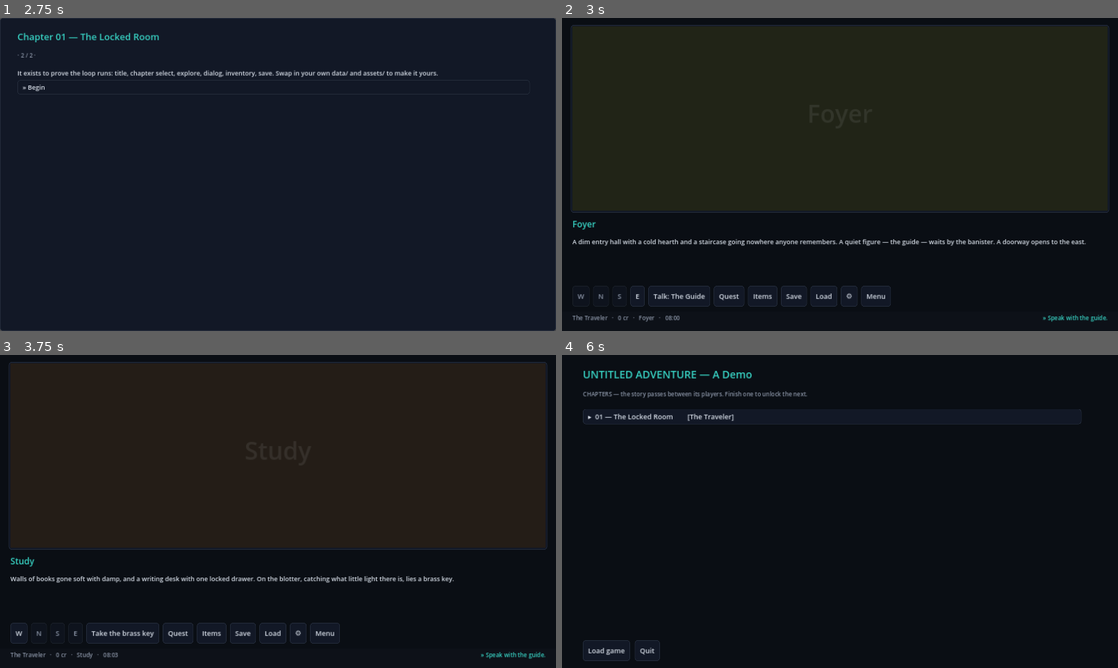
Above: before the commit, frames 1-4 (two rows, left to right).
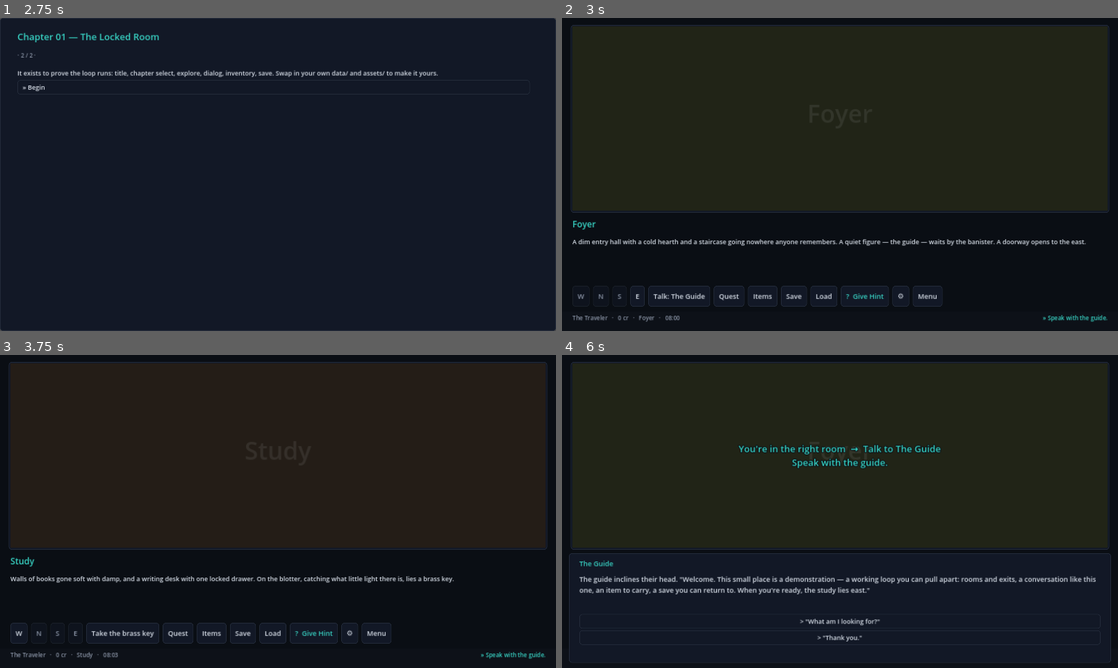
Above: after the commit, the same moments.

Repository: CryptoJones/TFS-Visual-Novel-Tools
Game: Godot game, scene res://scenes/Boot.tscn
Same seed, same stepped clock (60 frames per second), same inputs: the game is played once before the commit and once after it.
Inputs (mouse positions are in pixels of both pictures, inside the frame that each line leads up to):
- Up to frame 1 (2.75 s): tap Enter at 0.5 s; move the mouse to (400, 158) at 0.52 s; hold Right 0.53-1.25 s; tap H at 0.6 s; click (400, 158) at 0.67 s; click "▸ 01 — The Locked Room [The T…" at 1.25 s; click "Next »" at 2 s
- Up to frame 2 (3 s): click "» Begin" at 2.75 s
- Up to frame 3 (3.75 s): click "E" at 3.5 s
- Up to frame 4 (6 s): click "W" at 4.25 s; click (862, 633) at 5 s, where only the run after the commit has a clickable "? Give Hint"; click (678, 633) at 5.75 s, where only the run after the commit has a clickable "Talk: The Guide"

Frame 1 is identical in both runs. In frame 2, 0.2% of the frame differs, in the area x 51-69%, y 85-93%; in frame 3, 0.2%; in frame 4, 5.8%, in the area x 1-99%, y 2-99%.

Commit message:
feat(engine): Give Hint + finished-dialog declutter
Carve the hint system and the finished-conversation button removal out of
The Flatline Sessions II into the reusable engine.

- Give Hint: a "? Give Hint" button (and the H key) in every room resolves the
  current quest step to a room + concrete action (room entry / pickup / NPC /
  cracked database) and breadcrumbs the compass route there, routing around
  still-locked doors. e.g. "N, W -> Talk to The Guide".
- Declutter: a conversation you have finished drops its Talk button, kept only
  when the current objective still needs that NPC.

Book-agnostic; the two-room demo exercises both. validate_data + playthrough green.

Co-Authored-By: Claude Opus 4.8 <noreply@anthropic.com>

Diff:
--- a/engine/src/core/Game.gd
+++ b/engine/src/core/Game.gd
@@ -385,9 +385,11 @@
 	_fsize(_objective_lbl, 20)
 	_explore_layer.add_child(_objective_lbl)
 	_toast_lbl = Label.new()
-	_toast_lbl.position = Vector2(VIEW_X, 300)
-	_toast_lbl.size = Vector2(VIEW_W, 72)
+	_toast_lbl.position = Vector2(VIEW_X, 264)
+	_toast_lbl.size = Vector2(VIEW_W, 168)
 	_toast_lbl.horizontal_alignment = HORIZONTAL_ALIGNMENT_CENTER
+	_toast_lbl.vertical_alignment = VERTICAL_ALIGNMENT_CENTER
+	_toast_lbl.autowrap_mode = TextServer.AUTOWRAP_WORD_SMART
 	_toast_lbl.add_theme_color_override("font_color", UITheme.ACCENT)
 	_toast_lbl.add_theme_color_override("font_outline_color", UITheme.BG)
 	_toast_lbl.add_theme_constant_override("outline_size", 10)
@@ -585,6 +587,124 @@
 			var mark := "✓" if i < cur else ("▸" if i == cur else "·")
 			_menu_label("  %s  %s" % [mark, str(steps[i].get("text", ""))],  i > cur)
 	_menu_button("« Back", _go_explore)
+
+
+# ---------------------------------------------------------------- hint
+
+## "Where do I go, and what do I do?" — resolve the current quest step to a room
+## and a concrete action, then breadcrumb the way there as compass directions.
+func _hint() -> void:
+	if _state != State.EXPLORE:
+		return
+	var ch := _current_chapter()
+	var qid := str(ch.get("quest", ""))
+	if qid == "":
+		_toast("No quest is active right now.", 1.25)
+		return
+	if _quests.is_complete(GameState, qid):
+		_toast("Chapter goal complete — hit « Conclude chapter ».", 1.75)
+		return
+	var ss := _quests.steps(qid)
+	var step: Dictionary = ss[_quests.current_step(GameState, qid)]
+	var objective := str(step.get("text", ""))
+	var target := _resolve_flag_target(str(step.get("flag", "")))
+	if target.is_empty():
+		_toast("Hint:  %s" % objective, 2.0)
+		return
+	var room_id := str(target["room"])
+	var action := str(target["action"])
+	if room_id == GameState.current_room:
+		_toast("You're in the right room  →  %s\n%s" % [action, objective], 2.0)
+		return
+	var dirs := _path_dirs(GameState.current_room, room_id)
+	if dirs.is_empty():
+		_toast("Hint:  %s\n%s" % [action, objective], 2.0)
+		return
+	var arrows := str(dirs[0])
+	for k in range(1, dirs.size()):
+		arrows += ", " + str(dirs[k])
+	_toast("%s  →  %s\n%s" % [arrows, action, objective], 2.25)
+
+## Find the room + concrete action that will set `flag` (room entry, a pickup,
+## an NPC conversation, or a cracked database).
+func _resolve_flag_target(flag: String) -> Dictionary:
+	if flag == "":
+		return {}
+	for rid in _world.rooms:
+		var ra: Dictionary = _world.rooms[rid]
+		if str(ra.get("on_enter_flag", "")) == flag:
+			return {"room": rid, "action": "Go to %s" % str(ra.get("name", rid))}
+		for p in ra.get("pickups", []):
+			var iid := str(p.get("item", ""))
+			if flag == "took_" + iid or flag == "granted_" + iid:
+				return {"room": rid, "action": str(p.get("label", "Take " + _catalog.item_name(iid)))}
+	for rid2 in _world.rooms:
+		var rb: Dictionary = _world.rooms[rid2]
+		for npc in rb.get("npcs", []):
+			var nid := str(npc)
+			var nd = _load_json(NPC_DIR + nid + ".json")
+			if nd == null or typeof(nd) != TYPE_DICTIONARY:
+				continue
+			for node_id in nd.get("nodes", {}):
+				var node: Dictionary = nd["nodes"][node_id]
+				var g := str(node.get("grant", ""))
+				if str(node.get("set_flag", "")) == flag or (g != "" and flag == "granted_" + g):
+					return {"room": rid2, "npc": nid, "action": "Talk to %s" % str(nd.get("name", nid))}
+	if flag.begins_with("cracked_"):
+		var mra := _first_matrix_room()
+		if mra != "":
+			return {"room": mra, "action": "Jack in and crack %s" % str(_matrix.db(flag.substr(8)).get("name", "the target"))}
+	for d in _matrix.for_chapter(GameState.current_chapter):
+		if str(d.get("set_flag", "")) == flag:
+			var mrb := _first_matrix_room()
+			if mrb != "":
+				return {"room": mrb, "action": "Jack in and crack %s" % str(d.get("name", "the target"))}
+	return {}
+
+## The NPC the current quest step needs to be talked to (or "" if the step is
+## not a conversation) — kept visible so declutter never hides a required NPC.
+func _current_step_npc() -> String:
+	var ch := _current_chapter()
+	var qid := str(ch.get("quest", ""))
+	if qid == "" or _quests.is_complete(GameState, qid):
+		return ""
+	var ss := _quests.steps(qid)
+	var flag := str(ss[_quests.current_step(GameState, qid)].get("flag", ""))
+	return str(_resolve_flag_target(flag).get("npc", ""))
+
+func _first_matrix_room() -> String:
+	for rid in _world.rooms:
+		if _world.rooms[rid].get("matrix", false):
+			return str(rid)
+	return ""
+
+## Breadcrumb the shortest compass route between two rooms (BFS over open exits;
+## a door still locked behind a flag is skipped so we never route through it).
+func _path_dirs(from_id: String, to_id: String) -> Array:
+	if from_id == to_id:
+		return []
+	var abbr := { "north": "N", "south": "S", "east": "E", "west": "W" }
+	var came := { from_id: [] }
+	var queue: Array = [from_id]
+	while not queue.is_empty():
+		var cur: String = queue.pop_front()
+		var ex: Dictionary = _world.exits(cur)
+		for dir in ["west", "north", "south", "east"]:
+			if not ex.has(dir):
+				continue
+			var dest := str(ex[dir])
+			if came.has(dest):
+				continue
+			var dr: Dictionary = _world.room(dest)
+			if dest != to_id and dr.has("requires_flag") and not GameState.has_flag(str(dr["requires_flag"])):
+				continue
+			var path: Array = came[cur].duplicate()
+			path.append(abbr.get(dir, dir))
+			if dest == to_id:
+				return path
+			came[dest] = path
+			queue.append(dest)
+	return []
 
 
 # ---------------------------------------------------------------- NET terminal
@@ -975,8 +1095,13 @@
 			b.disabled = true
 			b.tooltip_text = "No exit %s" % dir
 		_button_bar.add_child(b)
-	# Talk actions for NPCs in the room.
+	# Talk actions for NPCs in the room. A conversation you have already finished
+	# drops its button to save space — unless it is the NPC the current quest step
+	# needs, which always stays reachable.
+	var need_npc := _current_step_npc()
 	for npc in r.get("npcs", []):
+		if GameState.has_flag("spoke_" + str(npc)) and str(npc) != need_npc:
+			continue
 		var b := Button.new()
 		b.text = "Talk: %s" % _npc_label(str(npc))
 		b.pressed.connect(_go_dialog.bind(str(npc)))
@@ -1030,6 +1155,12 @@
 	lb.text = "Load"
 	lb.pressed.connect(_do_load)
 	_button_bar.add_child(lb)
+	var hintb := Button.new()
+	hintb.text = "?  Give Hint"
+	hintb.tooltip_text = "Where do I go, and what do I do next?"
+	hintb.add_theme_color_override("font_color", UITheme.ACCENT)
+	hintb.pressed.connect(_hint)
+	_button_bar.add_child(hintb)
 	var gear := Button.new()
 	gear.text = "⚙"
 	gear.tooltip_text = "Settings"
@@ -1270,15 +1401,15 @@
 	get_tree().quit()
 
 ## Briefly flash a centered message over the scene, then fade it out.
-func _toast(msg: String) -> void:
+func _toast(msg: String, hold := 1.2) -> void:
 	if _toast_lbl == null:
 		return
 	_toast_lbl.text = msg
 	_toast_lbl.modulate.a = 1.0
 	_toast_lbl.visible = true
 	var tw := create_tween()
-	tw.tween_interval(1.2)
-	tw.tween_property(_toast_lbl, "modulate:a", 0.0, 0.8)
+	tw.tween_interval(hold)
+	tw.tween_property(_toast_lbl, "modulate:a", 0.0, 0.4)
 	tw.tween_callback(func() -> void: _toast_lbl.visible = false)
 
 
@@ -1326,7 +1457,10 @@
 		_refresh_dialog()
 
 func _end_dialog() -> void:
+	if _dialog_npc != "":
+		GameState.set_flag("spoke_" + _dialog_npc)
 	_go_explore()
+
 
 
 # ---------------------------------------------------------------- input
@@ -1365,6 +1499,8 @@
 			_open_inventory()
 		KEY_Q:
 			_open_quest_log()
+		KEY_H:
+			_hint()
 		KEY_F5:
 			_quicksave()
 		KEY_F9:
Not shown, changed: engine/README.md
